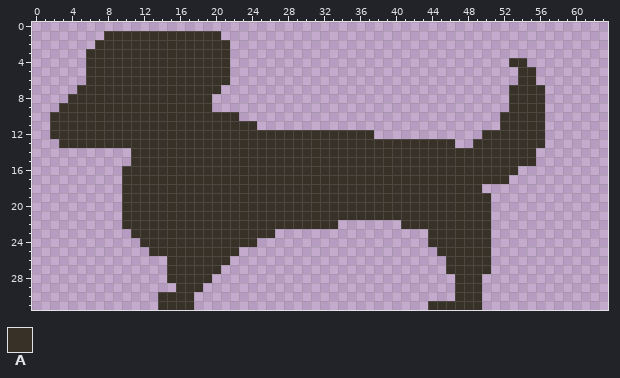
Edited in one commit: pixel-art file (INFOGRAPHIE_2D/SPRITESHEETS/FICHIERS_ASEPRITE/sprite_chien.aseprite). The picture above is the old version.
64x32 pixels, 1 frame.
Palette (. is transparent): A #383128
Pixels before, first column x 2:
 1 ......AAAAAAAAAAAAA....................................
 2 .....AAAAAAAAAAAAAAA...................................
 3 ....AAAAAAAAAAAAAAAA...................................
 4 ....AAAAAAAAAAAAAAAA...............................AA..
 5 ....AAAAAAAAAAAAAAAA................................AA.
 6 ....AAAAAAAAAAAAAAAA................................AA.
 7 ...AAAAAAAAAAAAAAAA................................AAAA
 8 ..AAAAAAAAAAAAAAAA.................................AAAA
 9 .AAAAAAAAAAAAAAAAA.................................AAAA
10 AAAAAAAAAAAAAAAAAAAAA.............................AAAAA
11 AAAAAAAAAAAAAAAAAAAAAAA...........................AAAAA
12 AAAAAAAAAAAAAAAAAAAAAAAAAAAAAAAAAAAA............AAAAAAA
13 .AAAAAAAAAAAAAAAAAAAAAAAAAAAAAAAAAAAAAAAAAAAA..AAAAAAAA
14 .........AAAAAAAAAAAAAAAAAAAAAAAAAAAAAAAAAAAAAAAAAAAAA.
15 .........AAAAAAAAAAAAAAAAAAAAAAAAAAAAAAAAAAAAAAAAAAAAA.
16 ........AAAAAAAAAAAAAAAAAAAAAAAAAAAAAAAAAAAAAAAAAAAA...
17 ........AAAAAAAAAAAAAAAAAAAAAAAAAAAAAAAAAAAAAAAAAAA....
18 ........AAAAAAAAAAAAAAAAAAAAAAAAAAAAAAAAAAAAAAAA.......
19 ........AAAAAAAAAAAAAAAAAAAAAAAAAAAAAAAAAAAAAAAAA......
20 ........AAAAAAAAAAAAAAAAAAAAAAAAAAAAAAAAAAAAAAAAA......
21 ........AAAAAAAAAAAAAAAAAAAAAAAAAAAAAAAAAAAAAAAAA......
22 ........AAAAAAAAAAAAAAAAAAAAAAAA.......AAAAAAAAAA......
23 .........AAAAAAAAAAAAAAAA.................AAAAAAA......
24 ..........AAAAAAAAAAAAA...................AAAAAAA......
25 ...........AAAAAAAAAA......................AAAAAA......
26 .............AAAAAAA........................AAAAA......
27 .............AAAAAA.........................AAAAA......
28 .............AAAAA...........................AAA.......
29 ..............AAA............................AAA.......
30 ............AAAA.............................AAA.......
31 ............AAAA..........................AAAAAA.......
The result:
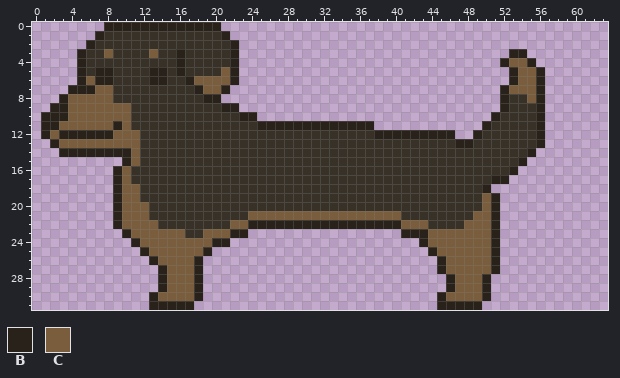
Colours new in this view: B #29221a  C #7a5d3c
The commit says: ajout du chien, de la croquette dans la maison et du readme
Changes in this commit:
y 0: x 8..20 ............. -> BBBBBBBBBBBBB
y 1: x 7 . -> B; x 21 . -> B
y 2: x 6 . -> B; x 22 . -> B
y 3: x 5 . -> B; x 8 A -> C; x 13 A -> C; x 16 A -> B; x 22 . -> B; x 53..54 .. -> BB
y 4: x 5 . -> B; x 16 A -> B; x 22 . -> B; x 52..55 .AA. -> BCCB
y 5: x 5 . -> B; x 7..8 AA -> BB; x 13..14 AA -> BB; x 16 A -> B; x 21..22 A. -> CB; x 53..56 .AA. -> BCCB
y 6: x 5..8 .AAA -> BCBB; x 13..14 AA -> BB; x 17..22 AAAAA. -> BCCCCB; x 53..56 .AA. -> BCCB
y 7: x 4..8 .AAAA -> BBBCC; x 18..21 AAA. -> BCCB; x 52..56 .AAAA -> BCCCB
y 8: x 3..8 .AAAAA -> BCCCCC; x 19..20 A. -> BB; x 52 . -> B; x 55..56 AA -> CB
y 9: x 2..10 .AAAAAAAA -> BBCCCCCCC; x 20..22 ... -> ABB; x 52 . -> B; x 56 A -> B
y 10: x 1..10 .AAAAAAAAA -> BBBCCCCCCC; x 23..24 .. -> BB; x 51 . -> B; x 56 A -> B
y 11: x 1..10 .AAAAAAAAA -> BBCCCCCCBC; x 25..37 ............. -> BBBBBBBBBBBBB; x 50..51 .. -> BA; x 56 A -> B
y 12: x 1..11 .AAAAAAAAAA -> BCBBBBBBCCC; x 38..46 ......... -> BBBBBBBBB; x 49 . -> B; x 56 A -> B
y 13: x 2..11 .AAAAAAAAA -> BCCCCCCCCC; x 47..48 .. -> BB; x 56 A -> B
y 14: x 3..11 ........A -> BBBBBBBBC; x 55 A -> B
y 15: x 10..11 .A -> BC; x 54..55 AA -> B.
y 16: x 9..10 .A -> BC; x 53 A -> B
y 17: x 9..10 .A -> BC; x 51..52 AA -> BB
y 18: x 9..11 .AA -> BCC; x 50 . -> B
y 19: x 9..11 .AA -> BCC; x 50..51 A. -> CB
y 20: x 9..12 .AAA -> BCCC; x 50..51 A. -> CB
y 21: x 9..12 .AAA -> BCCC; x 24..40 AAAAAAAAAAAAAAAAA -> CCCCCCCCCCCCCCCCC; x 49..51 AA. -> CCB
y 22: x 9..13 .AAAA -> BCCCC; x 22..43 AAAAAAAAAAAA.......AAA -> CCBBBBBBBBBBBBBBBBBCCC; x 48..51 AAA. -> CCCB
y 23: x 10..16 .AAAAAA -> BCCCCCC; x 19..26 AAAAAAAA -> CCCBB...; x 41..51 ...AAAAAAA. -> BBBCCCCCCCB
y 24: x 11..24 .AAAAAAAAAAAAA -> BCCCCCCCCBB...; x 43..51 .AAAAAAA. -> BCCCCCCCB
y 25: x 12..22 .AAAAAAAAAA -> BCCCCCCB...; x 44..51 .AAAAAA. -> BCCCCCCB
y 26: x 13..21 ..AAAAAAA -> BCCCCB...; x 45..51 .AAAAA. -> BCCCCCB
y 27: x 14..20 .AAAAAA -> BCCCB..; x 45..51 .AAAAA. -> BCCCCCB
y 28: x 14..19 .AAAAA -> BCCCB.; x 46..50 .AAA. -> BCCCB
y 29: x 14..18 ..AAA -> BCCCB; x 46..50 .AAA. -> BCCCB
y 30: x 13..18 .AAAA. -> BCCCCB; x 45..50 ..AAA. -> BCCCCB
y 31: x 13..17 .AAAA -> BBBBB; x 44..49 AAAAAA -> .BBBBB
Changed places in both pictures, as pixel boxes (x1, y1, x2, y2):
changed: (41, 22, 545, 310)
